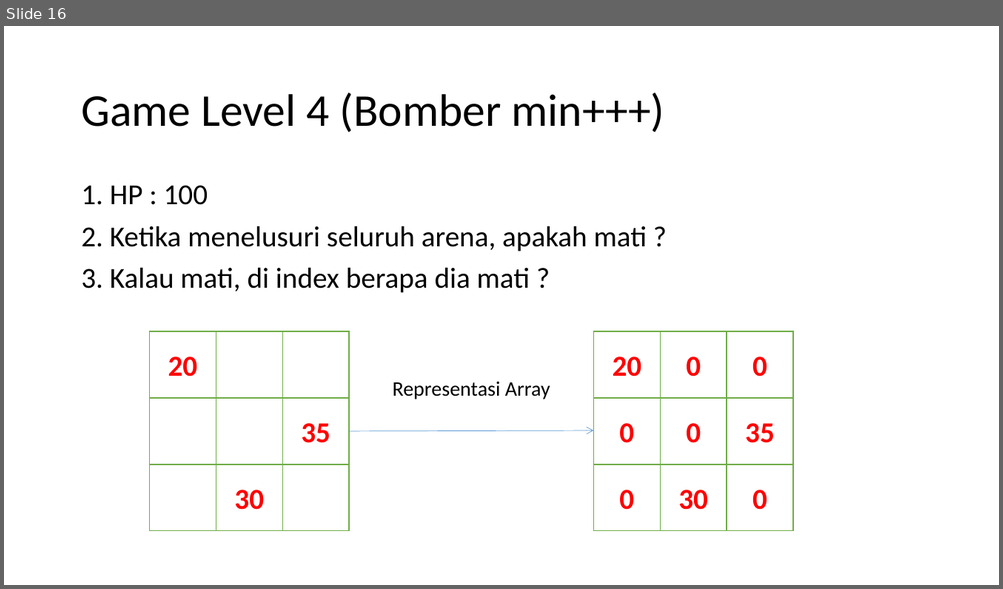
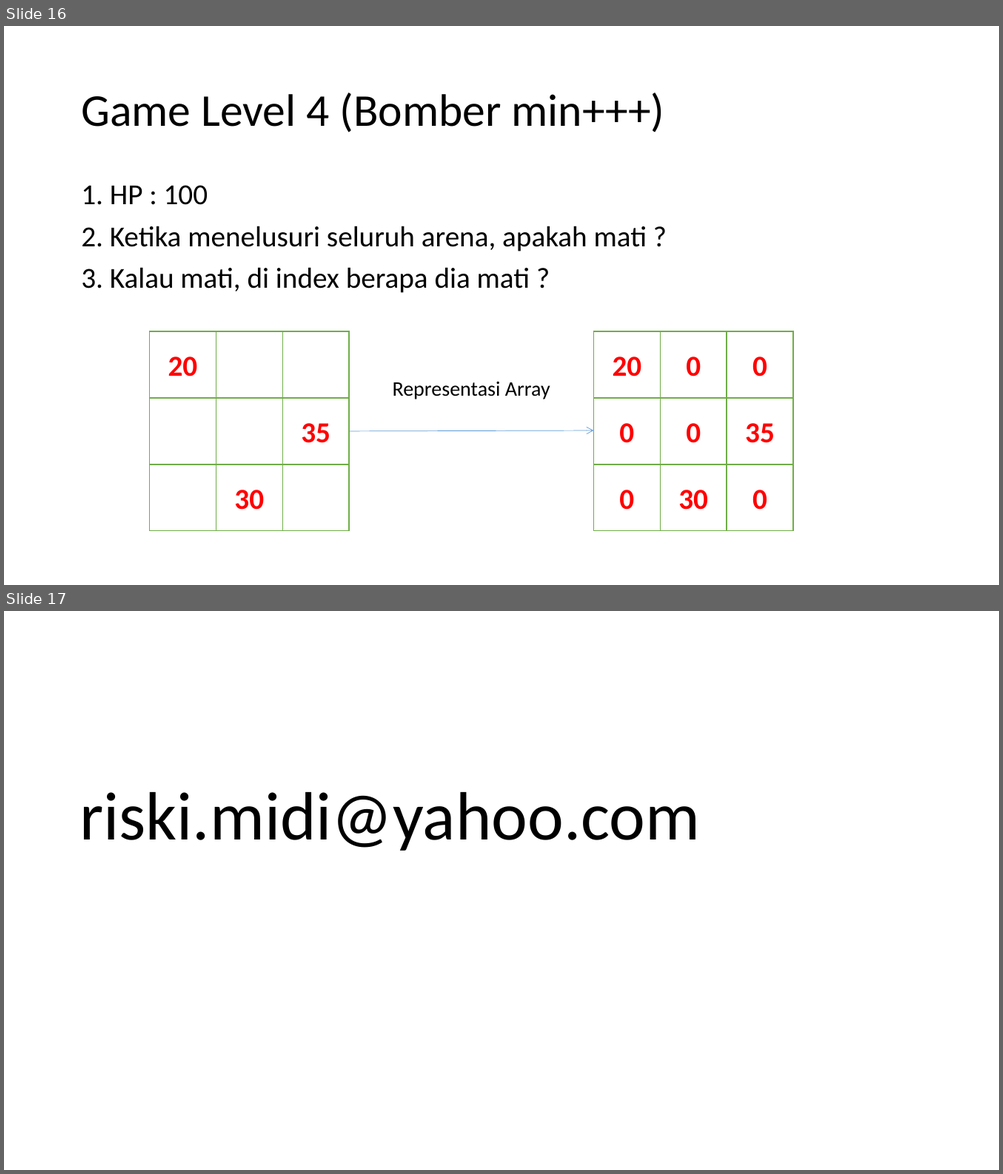
Before and after one commit to riskimidiw/praktikum, a slide deck: algoritma-2/pertemuan-1(array)/materi/pertemuan-1.pptx. Shown one above the other, each under a label of ours: slide 16 before the commit, slides 16 and 17 after it. The pictures are 1003x589 and 1003x1174 pixels, drawn with LibreOffice and Linux fonts; fonts in the diff are those of the drawing. Boxes give left, top, right and bottom in pixels: in the first picture for what was removed or moved away, otherwise in the second. Text is boxed around its words. In the diff, an @@ line names an element or a change of style, - is before the commit and + after.

```diff
--- a/algoritma-2/pertemuan-1(array)/materi/pertemuan-1.pptx
+++ b/algoritma-2/pertemuan-1(array)/materi/pertemuan-1.pptx
@@ slide 17 added at (x1=4, y1=611, x2=999, y2=1170), background #FFFFFF @@
@@ text added at (x1=79, y1=792, x2=699, y2=851), 66 pt, text #000000 @@
+riski.midi@yahoo.com
```
Also in this commit, not shown: 1 slide changed, 8 other files.
